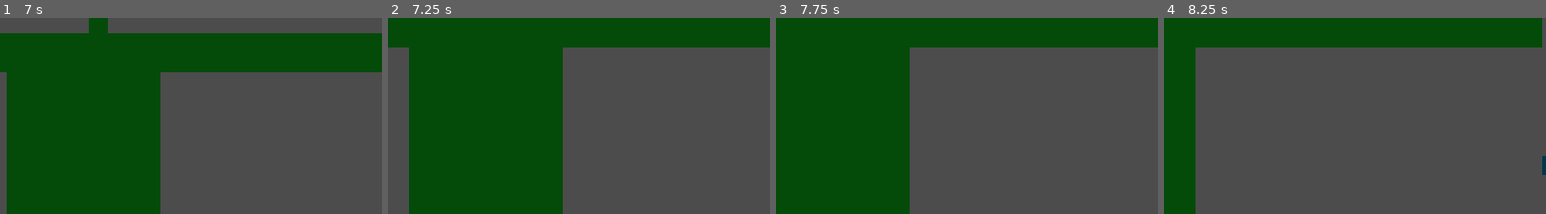
Above: before the commit, frames 1-4 (left to right).
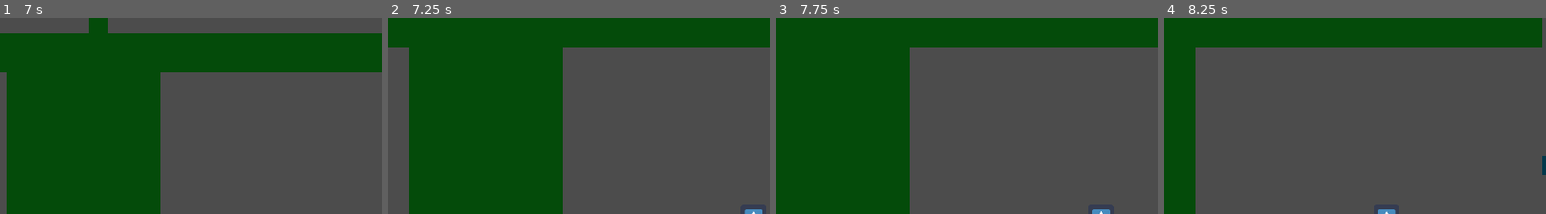
Above: after the commit, the same moments.

Repository: DeepHorizonsCL/perrobot
Game: Godot game, scene res://Scenes/Mapa.tscn
The game is run twice, just before and just after one commit, with the same random seed, the same clock (stepped at 60 frames per second) and the same inputs. The engine's default icon, where the game draws it, is replaced by a stand-in: a white triangle on a blue panel in a dark square.
Inputs:
- Up to frame 1 (7 s): tap Enter (ui_accept) at 0.5, 0.77, 1.52, 3.02, 3.77, 4.52, 6.02, 6.77 s; hold Right (ui_right) 0.53-2.03 s; hold Left (ui_left) 2.03-2.78 s; hold Right (ui_right) 2.78-4.28 s; hold Left (ui_left) 4.28-5.03 s; hold Right (ui_right) 5.03-5.78 s; hold Left (ui_left) from 5.78 s (still down)
- Up to frame 2 (7.25 s): keep holding Left (ui_left)
- Up to frame 3 (7.75 s): release Left (ui_left) at 7.28 s; hold Right (ui_right) from 7.28 s (still down); tap Enter (ui_accept) at 7.52 s
- Up to frame 4 (8.25 s): keep holding Right (ui_right)
The pictures show only the part of the screen within x 22-72%, y 50-100%; the shares and areas given below are measured in that part.

Frame 1 is identical in both runs. In frame 2, 0.1% of the frame differs, in the area x 93-98%, y 97-100%; in frame 3, 0.1%, in the area x 82-88%, y 97-100%; in frame 4, 0.1%.

Commit message:
ADD: Animación perdida

Diff:
--- a/Objects/Player/roboto.tscn
+++ b/Objects/Player/roboto.tscn
@@ -10,6 +10,7 @@
 [ext_resource path="res://Sprites/2piernas.png" type="Texture" id=8]
 [ext_resource path="res://Sprites/torsopiernas.png" type="Texture" id=9]
 [ext_resource path="res://Sprites/torso_brazos.png" type="Texture" id=10]
+[ext_resource path="res://Sprites/cabeza_brazos_piernas.png" type="Texture" id=11]
 
 [sub_resource type="CircleShape2D" id=1]
 radius = 21.1276
@@ -39,6 +40,11 @@
 visible = false
 position = Vector2( 0.736389, -44.5097 )
 texture = ExtResource( 8 )
+
+[node name="cabeza_brazos_piernas" type="Sprite" parent="."]
+visible = false
+position = Vector2( 2.23694, -43.857 )
+texture = ExtResource( 11 )
 
 [node name="cabeza_torso" type="Sprite" parent="."]
 visible = false
--- a/Scenes/Mapa.tscn
+++ b/Scenes/Mapa.tscn
@@ -151,7 +151,7 @@
 piezanombre = "torso"
 
 [node name="torso2" parent="." instance=ExtResource( 5 )]
-position = Vector2( 381.646, 2626.97 )
+position = Vector2( 849.808, 1566.06 )
 piezanombre = "torso"
 
 [node name="pierna1" parent="." instance=ExtResource( 5 )]
@@ -159,7 +159,7 @@
 piezanombre = "pierna"
 
 [node name="pierna2" parent="." instance=ExtResource( 5 )]
-position = Vector2( 440.9, 1859.28 )
+position = Vector2( 875.082, 1089.08 )
 piezanombre = "pierna"
 
 [node name="pierna3" parent="." instance=ExtResource( 5 )]
@@ -169,5 +169,6 @@
 cantidad = 2
 
 [node name="brazo3" parent="." instance=ExtResource( 5 )]
-position = Vector2( 1863.82, 3165.9 )
+position = Vector2( 388.927, 2623.66 )
 piezanombre = "brazo"
+cantidad = 2
--- a/Scripts/playerController.gd
+++ b/Scripts/playerController.gd
@@ -77,6 +77,9 @@
 	if cantidad_brazos == 0 and cantidad_piernas == 2 and cantidad_torso == 0:
 		updateRoboto("cabeza-2piernas")
 
+	if cantidad_brazos == 2 and cantidad_piernas == 2 and cantidad_torso == 0:
+		updateRoboto("cabeza-brazos_piernas")
+
 	if cantidad_brazos == 0 and cantidad_piernas == 0 and cantidad_torso == 1:
 		updateRoboto("cabeza-torso")
 
@@ -108,6 +111,7 @@
 			$cabeza_2manos.visible = false
 			$cabeza_pierna.visible = false
 			$cabeza_2piernas.visible = false
+			$cabeza_brazos_piernas.visible = false
 			$cabeza_torso.visible = false
 			$cabeza_torso_brazos.visible = false
 			$cabeza_torso_piernas.visible = false
@@ -130,6 +134,7 @@
 			$cabeza_2manos.visible = false
 			$cabeza_pierna.visible = false
 			$cabeza_2piernas.visible = false
+			$cabeza_brazos_piernas.visible = false
 			$cabeza_torso.visible = false
 			$cabeza_torso_brazos.visible = false
 			$cabeza_torso_piernas.visible = false
@@ -151,6 +156,7 @@
 			$cabeza_2manos.visible = true
 			$cabeza_pierna.visible = false
 			$cabeza_2piernas.visible = false
+			$cabeza_brazos_piernas.visible = false
 			$cabeza_torso.visible = false
 			$cabeza_torso_brazos.visible = false
 			$cabeza_torso_piernas.visible = false
@@ -172,6 +178,7 @@
 			$cabeza_2manos.visible = false
 			$cabeza_pierna.visible = true
 			$cabeza_2piernas.visible = false
+			$cabeza_brazos_piernas.visible = false
 			$cabeza_torso.visible = false
 			$cabeza_torso_brazos.visible = false
 			$cabeza_torso_piernas.visible = false
@@ -193,13 +200,38 @@
 			$cabeza_2manos.visible = false
 			$cabeza_pierna.visible = false
 			$cabeza_2piernas.visible = true
-			$cabeza_torso.visible = false
-			$cabeza_torso_brazos.visible = false
-			$cabeza_torso_piernas.visible = false
-			$cuerpoentero.visible = false
-
-			$colision_inf.disabled = false
-			$colision_sup.disabled = false
+			$cabeza_brazos_piernas.visible = false
+			$cabeza_torso.visible = false
+			$cabeza_torso_brazos.visible = false
+			$cabeza_torso_piernas.visible = false
+			$cuerpoentero.visible = false
+
+			$colision_inf.disabled = false
+			$colision_sup.disabled = false
+
+
+		"cabeza-brazos_piernas":
+			speed = 725
+			gravity_val = 24000
+			tope = 1412
+			correr_value = 1.12
+
+			dificultadsalto_value = 0.85
+
+			$cabeza.visible = false
+			$cabeza_mano.visible = false
+			$cabeza_2manos.visible = false
+			$cabeza_pierna.visible = false
+			$cabeza_2piernas.visible = true
+			$cabeza_brazos_piernas.visible = true
+			$cabeza_torso.visible = false
+			$cabeza_torso_brazos.visible = false
+			$cabeza_torso_piernas.visible = false
+			$cuerpoentero.visible = false
+
+			$colision_inf.disabled = false
+			$colision_sup.disabled = false
+
 
 		"cabeza-torso":
 			speed = 812
@@ -214,6 +246,7 @@
 			$cabeza_2manos.visible = false
 			$cabeza_pierna.visible = false
 			$cabeza_2piernas.visible = false
+			$cabeza_brazos_piernas.visible = false
 			$cabeza_torso.visible = true
 			$cabeza_torso_brazos.visible = false
 			$cabeza_torso_piernas.visible = false
@@ -235,6 +268,7 @@
 			$cabeza_2manos.visible = false
 			$cabeza_pierna.visible = false
 			$cabeza_2piernas.visible = false
+			$cabeza_brazos_piernas.visible = false
 			$cabeza_torso.visible = false
 			$cabeza_torso_brazos.visible = true
 			$cabeza_torso_piernas.visible = false
@@ -256,6 +290,7 @@
 			$cabeza_2manos.visible = false
 			$cabeza_pierna.visible = false
 			$cabeza_2piernas.visible = false
+			$cabeza_brazos_piernas.visible = false
 			$cabeza_torso.visible = false
 			$cabeza_torso_brazos.visible = false
 			$cabeza_torso_piernas.visible = true
@@ -277,6 +312,7 @@
 			$cabeza_2manos.visible = false
 			$cabeza_pierna.visible = false
 			$cabeza_2piernas.visible = false
+			$cabeza_brazos_piernas.visible = false
 			$cabeza_torso.visible = false
 			$cabeza_torso_brazos.visible = false
 			$cabeza_torso_piernas.visible = false
Not shown: 1 places in Objects/Player/roboto.tscn that only renumber resources
Binary file added: Sprites/cabeza_brazos_piernas.png
Not shown, added: Sprites/cabeza_brazos_piernas.png.import
